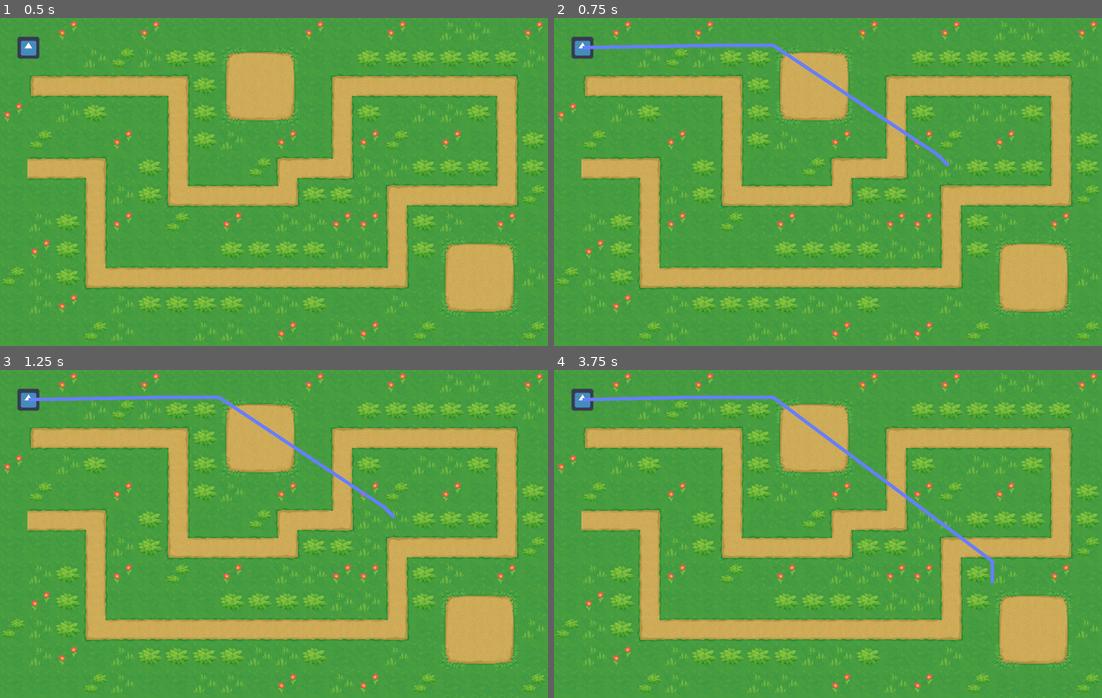
Above: before the commit, frames 1-4 (two rows, left to right).
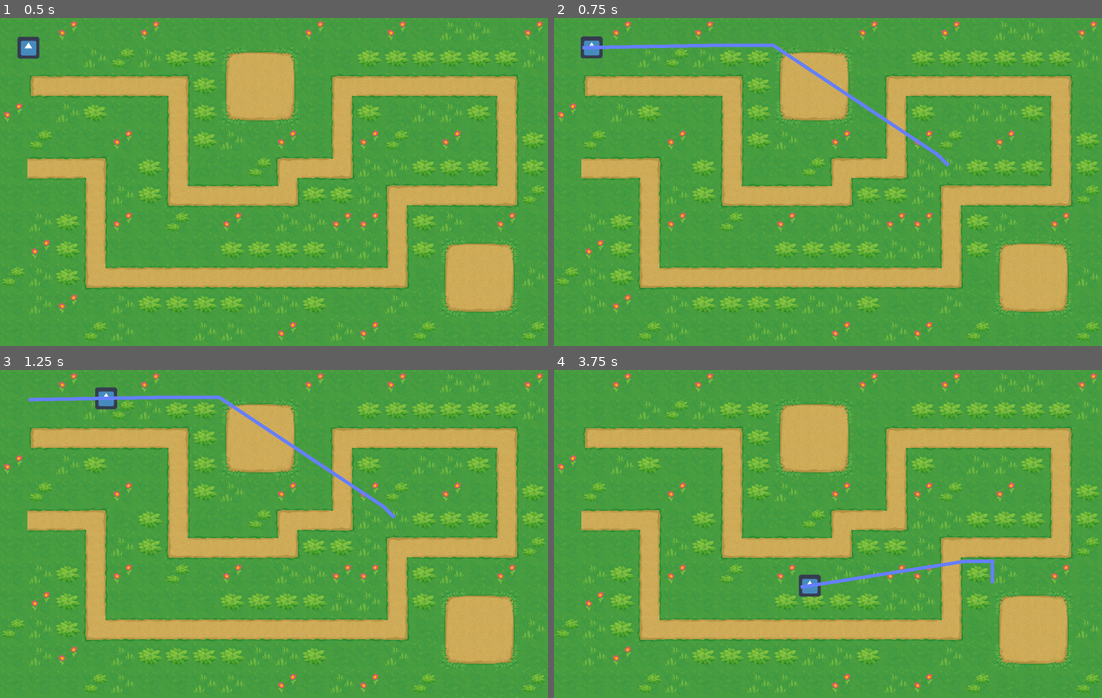
Above: after the commit, the same moments.

Repository: alexandrepeluchi/godot-pathfinding
Game: Godot game, scene res://Level/Pathfinding.tscn
Same seed, same stepped clock (60 frames per second), same inputs: the game is played once before the commit and once after it. The engine's default icon, where the game draws it, is replaced by a stand-in: a white triangle on a blue panel in a dark square.
Inputs (mouse positions are in pixels of both pictures, inside the frame that each line leads up to):
- Up to frame 1 (0.5 s): no input
- Up to frame 2 (0.75 s): tap Enter at 0.5 s; move the mouse to (948, 165) at 0.52 s; click (948, 165) at 0.67 s
- Up to frame 3 (1.25 s): no input
- Up to frame 4 (3.75 s): move the mouse to (718, 550) at 1.27 s; click (718, 550) at 1.42 s; move the mouse to (882, 461) at 2.02 s; click (882, 461) at 2.17 s; move the mouse to (800, 599) at 2.77 s; click (800, 599) at 2.92 s; move the mouse to (992, 583) at 3.52 s; click (992, 583) at 3.67 s

Frame 1 is identical in both runs. In frame 2, 0.3% of the frame differs, in the area x 3-9%, y 5-13%; in frame 3, 0.5%; in frame 4, 1.9%, in the area x 3-81%, y 5-70%.

Commit message:
Movimentação do personagem baseado nas coordenadas a serem percorridas

Diff:
--- a/Level/Character.gd
+++ b/Level/Character.gd
@@ -9,12 +9,32 @@
 
 
 func _process(delta: float) -> void:
-	pass
+	var move_distance := speed * delta
+	move_along_path(move_distance)
 
 
 func move_along_path(distance : float) -> void:
-	pass
+	var start_point := position
 
+	for index in range(path.size()):
+		var distance_to_next := start_point.distance_to(path[0])
+
+		if distance <= distance_to_next and distance >= 0.0:
+			position = start_point.linear_interpolate(path[0], distance / distance_to_next)
+			break
+		elif distance < 0.0:
+			position = path[0]
+			set_process(false)
+			break
+
+		distance -= distance_to_next
+		start_point = path[0]
+		path.remove(0)
 
 func set_path(value : PoolVector2Array) -> void:
-	pass
+	path = value
+
+	if value.size() == 0:
+		return
+
+	set_process(true)
